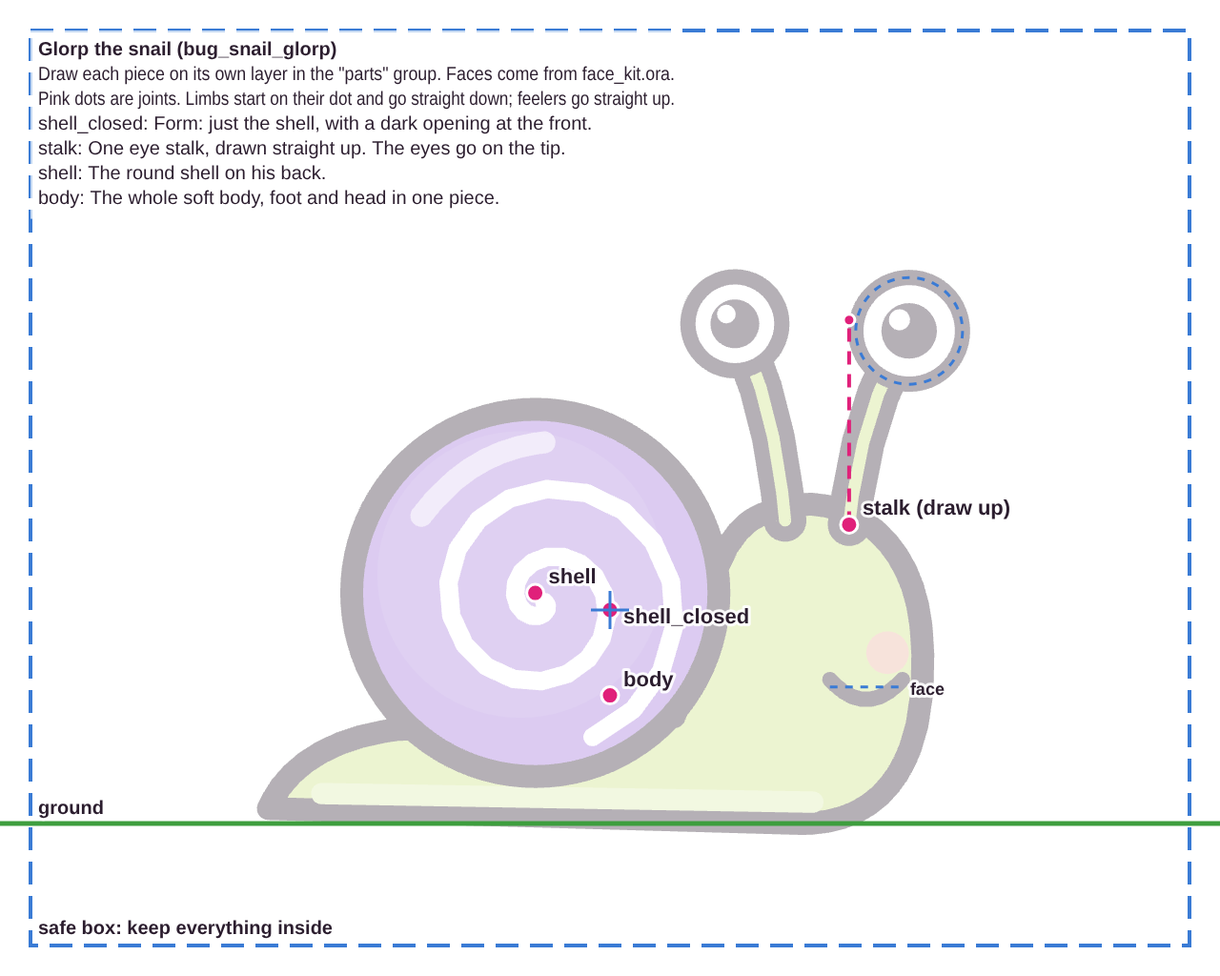
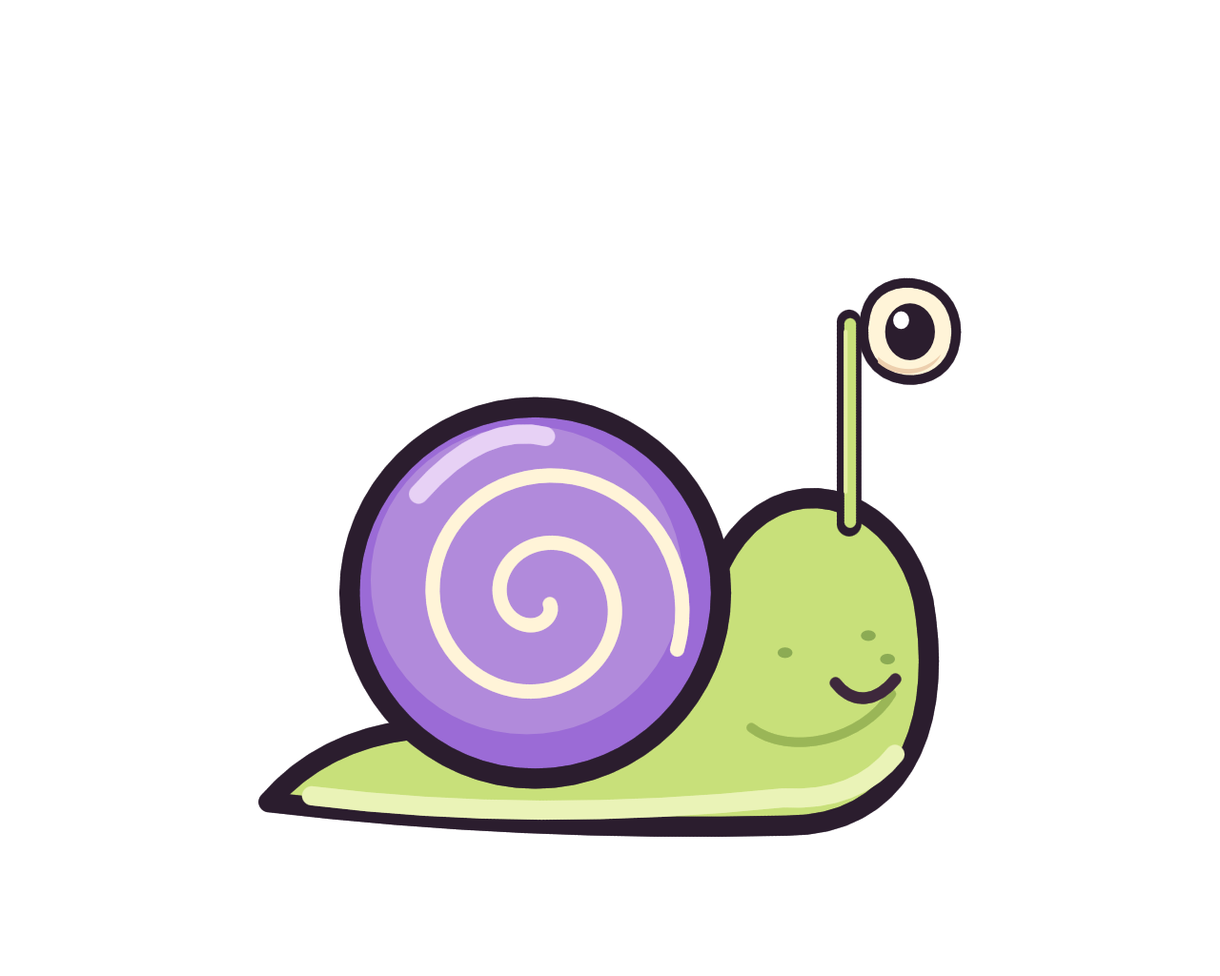
Revision of a layered 1220 x 976 image; what changed, layer by layer:
hid group "guides" (5 layers) over (0, 28, 1220, 948)
moved "face" above "parts" over (823, 269, 963, 735)
added layer "mouth_smile" in group "face" over (829, 673, 902, 705)
added layer "eye_pupil" in group "face" over (884, 303, 936, 361)
added layer "eye_white" in group "face" over (858, 277, 962, 386)
hid "shell_closed", painted on it over (389, 389, 831, 831)
painted on "stalk" over (836, 308, 862, 537)
painted on "shell" over (339, 396, 733, 790)
painted on "body" over (258, 488, 941, 839)
